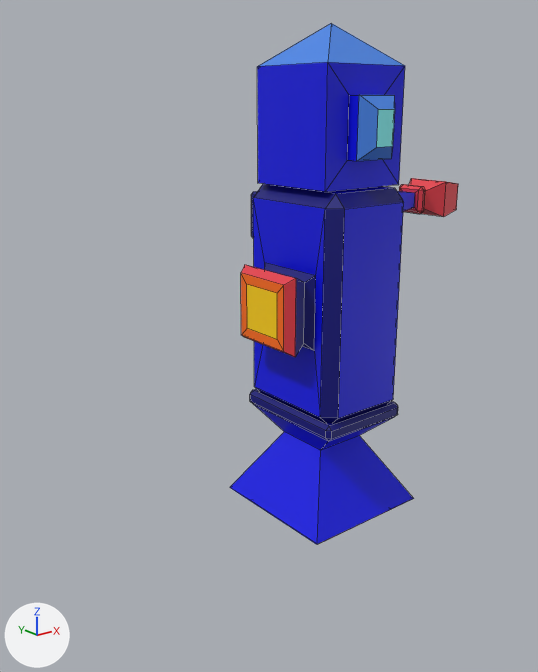
What one commit did to the Blender file BlendFiles/RobotParts.blend.
Camera for both pictures: a 50 mm lens placed at (-3.91, -4.19, 1.47), pointed at (0.61, 1.46, -0.79). Every picture has the same lights, and +X, +Y and +Z are marked at lower left. Mesh edges are drawn as thin lines.

Objects in the first picture: 'Head', 'LowerArmBase.001', 'RocketLegs', 'RocketTorso', 'UpperArmBase.001'.
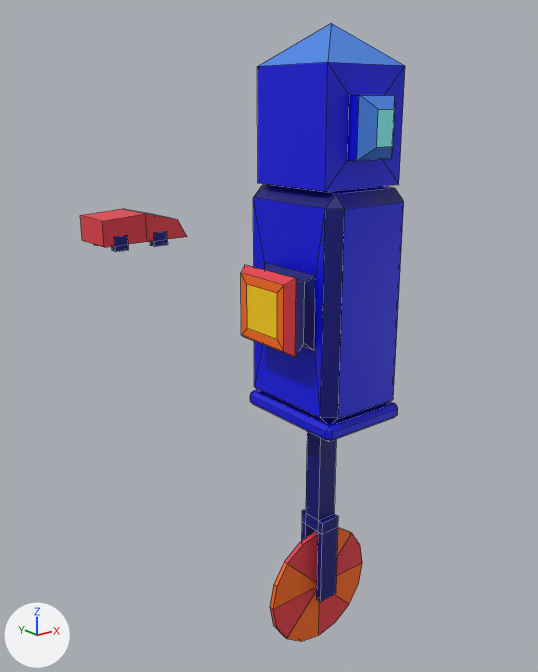
Where the newer file only moved an object's origin or applied its transform, the numbers keep the older frame.

What differs and where, as boxes [x1, y1, x2, y2] in the pictures (538 x 672 px):
'RocketTorso', recoloured
    both: [253, 187, 404, 423]
'RocketLegs', hidden (blue)
    before: [230, 389, 414, 544]
'Unicycle', shown (blue)
    after: [250, 390, 398, 602]
'Circle', shown (red)
    after: [270, 528, 362, 642]
'rcCar', added (red)
    after: [80, 209, 187, 252]
    faces in mat_material_005 (red #e73c47): [80, 209, 187, 247]
    faces in mat_material_004 (dark blue #000179): [93, 209, 173, 252]
'LowerArmBase.001', hidden (red)
    before: [397, 178, 458, 217]
'UpperArmBase.001', hidden
    before: [251, 191, 257, 238]

What changed in the scene script:
```text
Change mat_material_005:
    mat_material_005.base_color: (0.8, 0.0456, 0.0635) -> (0.799, 0.0452, 0.063)  # red #e73c47
Change mat_material_006:
    mat_material_006.base_color: (1.0, 0.154, 0.00593) -> (1.0, 0.153, 0.00605)  # orange #ff6d12
Change me_circle:
    where me_circle.from_pydata(...)  # 34 vertices, 32 faces; spans x -0.539..0.539, y -0.022..0.021, z -2.275..-1.198
    used by ob_circle; parent = ob_unicycle; location = (0.0, 0.0, 0.0)
    me_circle part 1
    32 faces are deleted
    16 new faces join them, mat_material_005 (red #e73c47)
    16 new faces join them, mat_material_006 (orange #ff6d12)
Add me_cube_019:
    me_cube_019.from_pydata(...)  # 52 vertices, 38 faces; spans x -0.483..0.533, y -0.259..0.259, z -0.2..0.161
    # faces by material slot: [13, 25]
    me_cube_019.materials.append(mat_material_005)  # red #e73c47
    me_cube_019.materials.append(mat_material_004)  # dark blue #000179
Change ob_upperarmbase_001:
    add ob_upperarmbase_001.hide_set(True)
Change ob_lowerarmbase_001:
    add ob_lowerarmbase_001.hide_set(True)
Change ob_unicycle:
    remove ob_unicycle.hide_set(True)
Change ob_circle:
    remove ob_circle.hide_set(True)
Change ob_rocketlegs:
    add ob_rocketlegs.hide_set(True)
Add ob_rccar:
    ob_rccar = bpy.data.objects.new('rcCar', me_cube_019)
    ob_rccar.location = (0.01, 3.09, 0.19)
```
